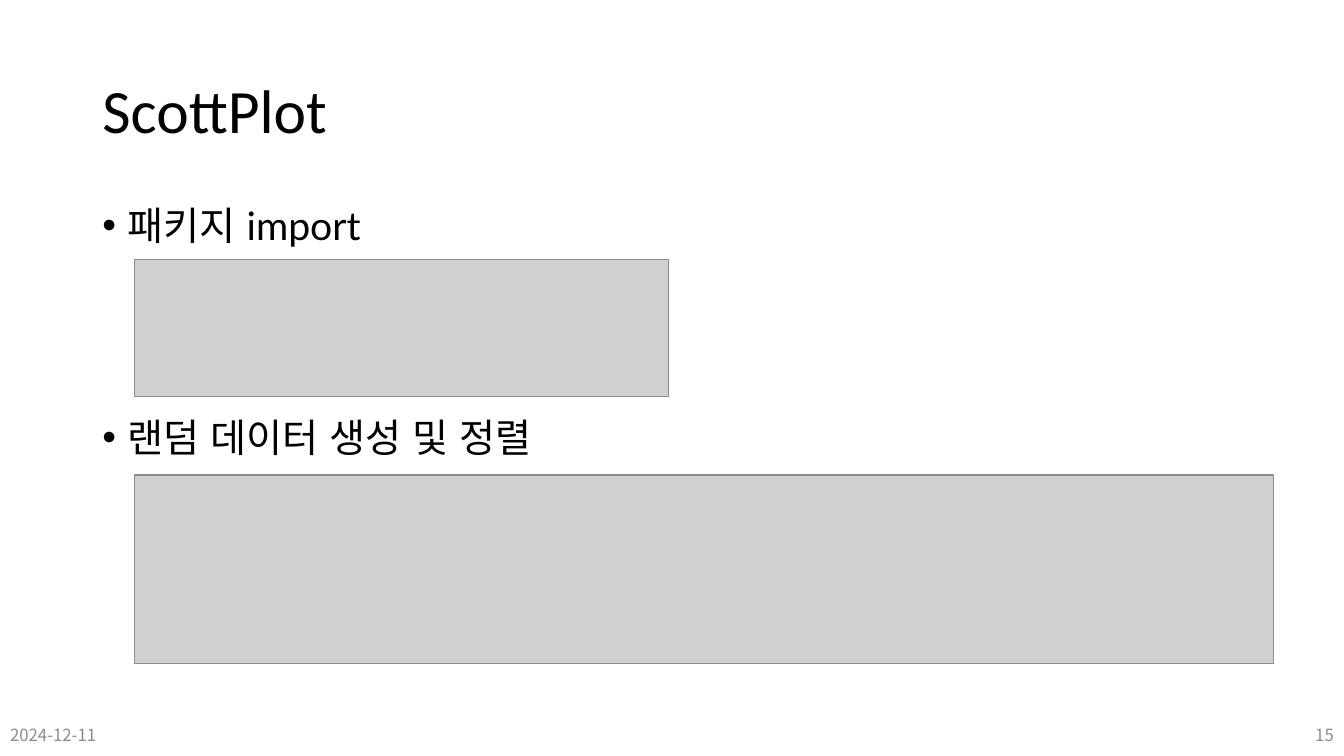
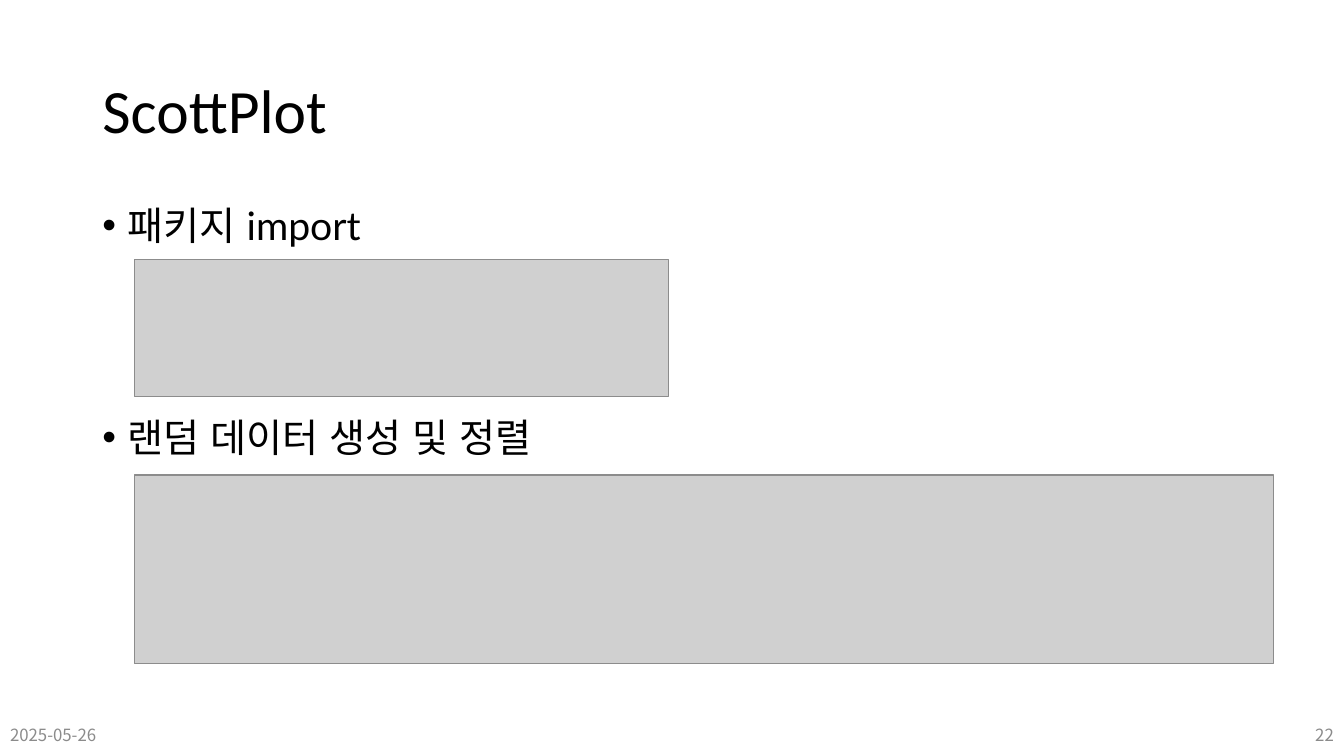
Before and after one commit to Leader-Lesson/KDT_SF_Short_5th, a slide deck: slide 22 of material/20_CSharp_WPF (Dataframe).pptx (slide 15 before the commit). Drawn at 1344x756 pixels with LibreOffice and Linux fonts; fonts in the diff are those of the drawing; grey boxes stand for pictures; background and template pictures are left out. Boxes give left, top, right and bottom in pixels: in the first picture for what was removed or moved away, otherwise in the second. Text is boxed around its words. In the diff, an @@ line names an element or a change of style, - is before the commit and + after.

```diff
--- a/material/20_CSharp_WPF (Dataframe).pptx
+++ b/material/20_CSharp_WPF (Dataframe).pptx
@@ text at [10,728,96,741]: text changed @@
-2024-12-11
+2025-05-26
@@ page number at [1315,728,1334,741]: text changed @@
-15
+22
```
Also in this commit, not shown: 27 other slides changed, 7 slides added, 8 other files.
